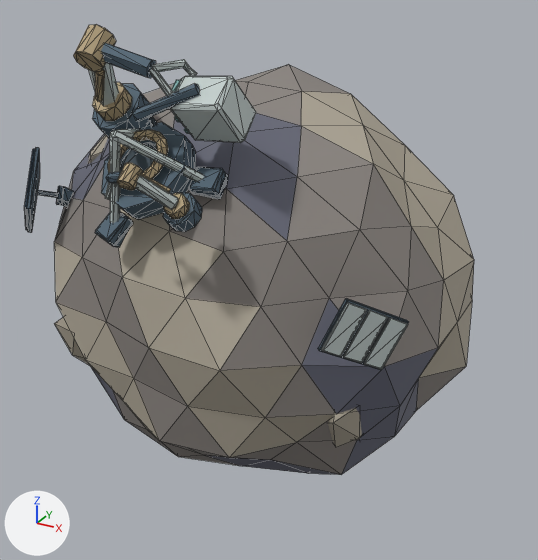
A saved change to the glTF model apps/web/public/assets/blender/v1/s9/asteroids.glb.
One viewpoint serves both versions: a 50 mm lens placed at (1.14, -1.95, 0.98), pointed at (0.05, 0.04, -0.02). The axes (+X, +Y, +Z) are drawn at lower left. The lights are the same throughout. The first picture is the older version. Mesh edges are drawn as thin lines. Where no turn or scale is listed for an object, it has been applied to the vertices. Vertices at exactly the same position are counted once.

The first picture shows 'S9_asteroids • modeled surfaces'.
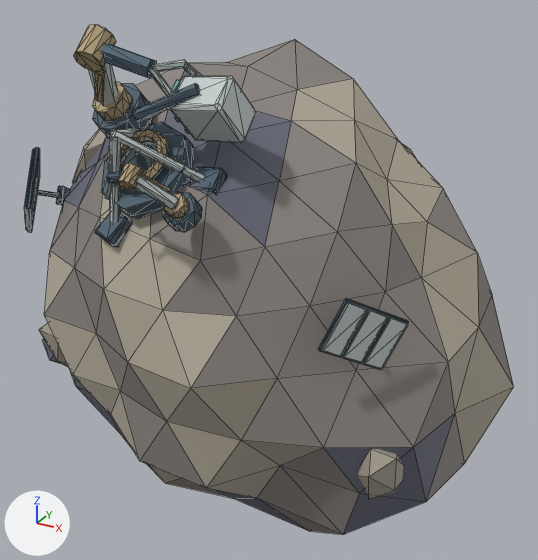
Where the newer file only moved an object's origin or applied its transform, the numbers keep the older frame.

The change, as a list of edits to the scene's bpy script:
```text
Change me_s9_asteroids_cleaved_companion_fragment_mesh_001:
    used by ob_s9_asteroids___modeled_surfaces
    remove me_s9_asteroids_cleaved_companion_fragment_mesh_001.from_pydata(...)  # 1297 vertices, 2404 faces; spans x -0.1..1.46, y -0.75..0.52, z -0.26..1.22
    add me_s9_asteroids_cleaved_companion_fragment_mesh_001.from_pydata(...)  # 1298 vertices, 2404 faces; spans x -0.3..1.6, y -0.75..0.63, z -0.36..1.22
    me_s9_asteroids_cleaved_companion_fragment_mesh_001 part 1: the loose piece of 12 vertices spanning x -0.1..0.1, y -0.06..0.06, z -0.08..0.08 is moved by (-0.2, 0.01, -0.15)
    me_s9_asteroids_cleaved_companion_fragment_mesh_001 part 2: the loose piece of 12 vertices spanning x 0.22..0.34, y -0.46..-0.25, z 0.06..0.31 is moved by (-0.04, -0.03, -0.02)
    me_s9_asteroids_cleaved_companion_fragment_mesh_001 part 3: the loose piece of 12 vertices spanning x 1.17..1.29, y -0.43..-0.21, z 0.02..0.28 is moved by (0.14, -0.08, -0.07)
    me_s9_asteroids_cleaved_companion_fragment_mesh_001 part 4: the loose piece of 12 vertices spanning x 0.18..0.37, y -0.25..-0.1, z 0.62..0.89 is moved by (-0.02, -0.01, 0.02)
    me_s9_asteroids_cleaved_companion_fragment_mesh_001 part 5: the loose piece of 162 vertices spanning x 0.03..1.46, y -0.61..0.52, z -0.26..1.07 is rebuilt with 162 vertices and now spans x 0.01..1.6, y -0.71..0.63, z -0.36..1.14
    me_s9_asteroids_cleaved_companion_fragment_mesh_001 part 6: 3 vertices moved within x 0.12..0.24, y -0.47..-0.32, z 0.65..0.75; 8 vertices removed from x 0.07..0.26, y -0.47..-0.28, z 0.65..0.8; 8 vertices added at x 0.07..0.26, y -0.47..-0.28, z 0.65..0.8
    me_s9_asteroids_cleaved_companion_fragment_mesh_001 part 7: 4 vertices moved within x 0.6..0.79, y -0.55..-0.34, z 0.91..1.13; 6 vertices removed from x 0.6..0.91, y -0.59..-0.34, z 0.69..1.13; 7 vertices added at x 0.6..0.92, y -0.59..-0.33, z 0.69..1.13
    other edits to the shape of me_s9_asteroids_cleaved_companion_fragment_mesh_001 do not show in these pictures
```

Pixel boxes (x1, y1, x2, y2) of what changed, in the pictures (538 x 560 px; the box of a moved part takes in the faces that stretch with it):
'S9_asteroids • modeled surfaces', reshaped (9% wider, 13% taller)
    before: (24, 25, 474, 475)
    after: (24, 25, 514, 535)
part 1 of me_s9_asteroids_cleaved_companion_fragment_mesh_001, moved or reshaped (not visible before)
    after: (42, 339, 62, 364)
part 2 of me_s9_asteroids_cleaved_companion_fragment_mesh_001, moved or reshaped
    before: (54, 317, 89, 365)
    after: (39, 323, 69, 367)
part 3 of me_s9_asteroids_cleaved_companion_fragment_mesh_001, moved or reshaped
    before: (328, 408, 362, 447)
    after: (358, 448, 403, 498)
part 4 of me_s9_asteroids_cleaved_companion_fragment_mesh_001, moved or reshaped
    before: (88, 135, 108, 164)
    after: (72, 129, 106, 183)
part 5 of me_s9_asteroids_cleaved_companion_fragment_mesh_001, rebuilt (12% wider, 21% taller)
    before: (54, 64, 474, 475)
    after: (44, 39, 514, 535)
part 6 of me_s9_asteroids_cleaved_companion_fragment_mesh_001, moved or reshaped
    before: (25, 190, 68, 223)
    after: (25, 187, 67, 216)
part 7 of me_s9_asteroids_cleaved_companion_fragment_mesh_001, moved or reshaped
    before: (110, 66, 184, 245)
    after: (146, 66, 184, 127)
